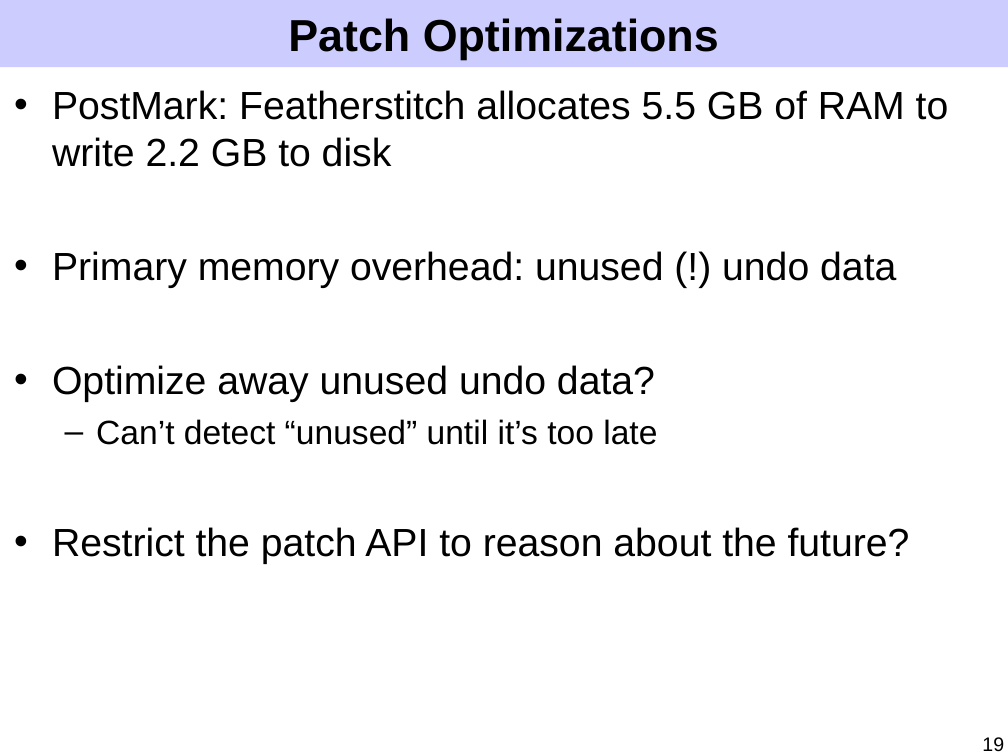
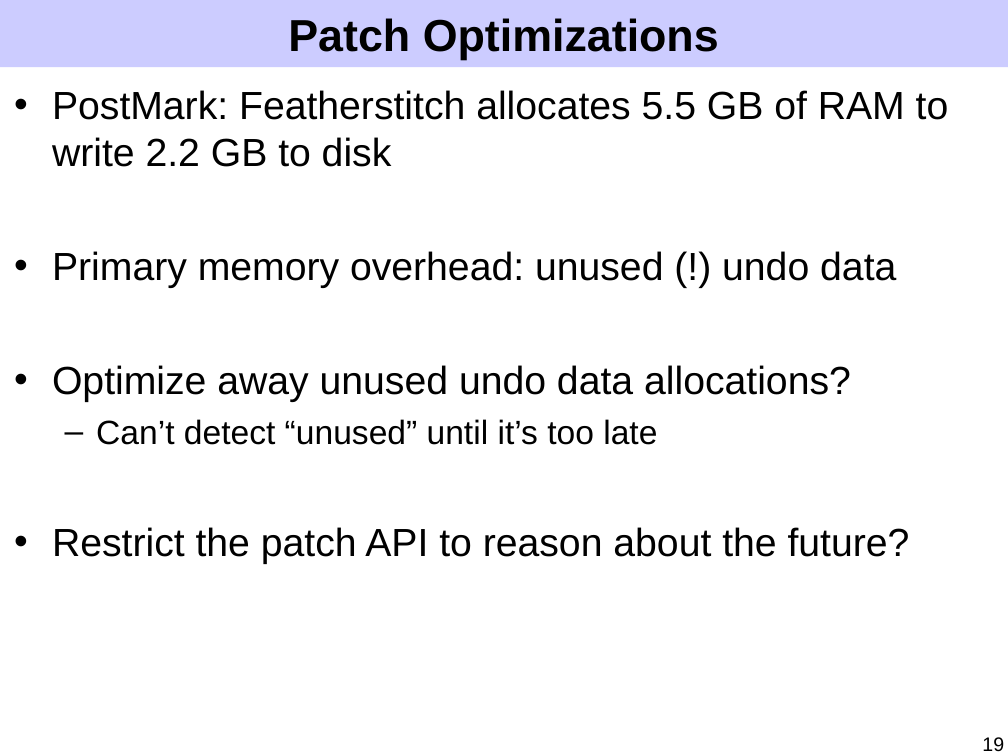
Before and after one commit to ucla-readable/fstitch-doc, a slide deck: slide 19 of sosp/pres.ppt. Drawn at 1008x756 pixels with LibreOffice and Linux fonts; fonts in the diff are those of the drawing. Boxes give left, top, right and bottom in pixels: in the first picture for what was removed or moved away, otherwise in the second. Text is boxed around its words. In the diff, an @@ line names an element or a change of style, - is before the commit and + after.

```diff
--- a/sosp/pres.ppt
+++ b/sosp/pres.ppt
@@ text at <box>52,365,851,402</box>: text changed @@
-• Optimize away unused undo data?
+• Optimize away unused undo data allocations?
```
Also in this commit, not shown: 12 other slides changed, 2 slides added.
